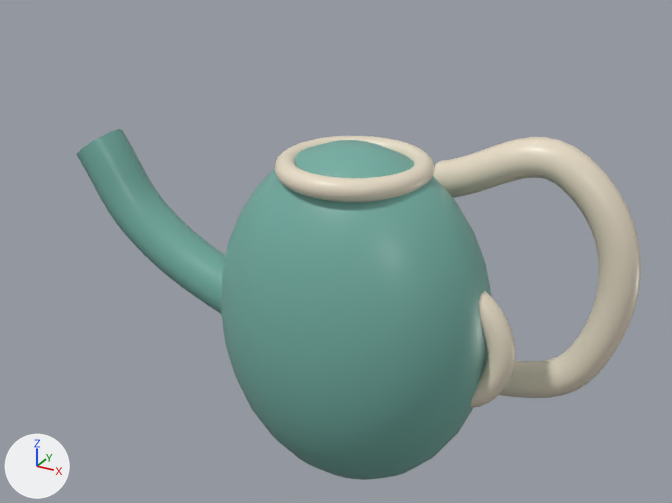
A saved change to the Blender file models/atrium/life-props.blend.
One viewpoint serves both versions: a 50 mm camera at (0.257, -0.491, 0.29) aimed at (0.014, -0.05, 0.07). Arrows for +X, +Y and +Z are at lower left; the lights stay in place. The older version comes first.

The first picture shows 'Can body', 'Can handle', 'Can lip', 'Can spout', 'Cup handle'.
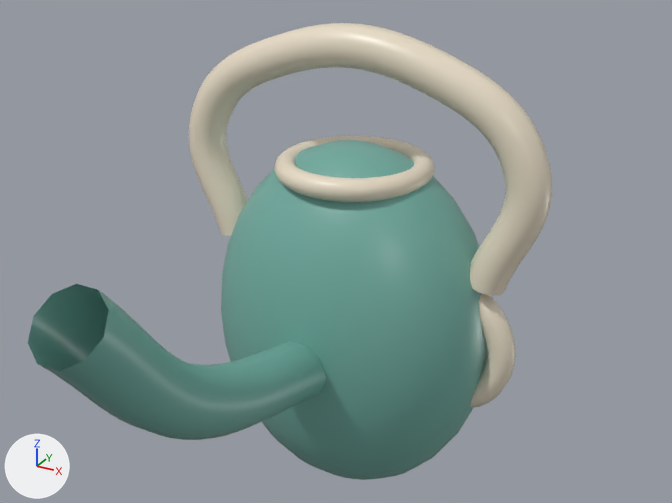
Scene script edits in JSON lines:
```json
{"op": "remove", "block": "cu_can_handle", "code": "_sp.bezier_points.foreach_set('co', [0.03, 0.07, 0.08, 0.12, 0.07, 0.1, 0.14, 0.07, -0.03, 0.05, 0.07, -0.07])"}
{"op": "remove", "block": "cu_can_handle", "code": "_sp.bezier_points.foreach_set('handle_left', [-0.00514, 0.07, 0.0722, 0.0903, 0.07, 0.12, 0.165, 0.07, 0.0151, 0.0851, 0.07, -0.0544])"}
{"op": "remove", "block": "cu_can_handle", "code": "_sp.bezier_points.foreach_set('handle_right', [0.0651, 0.07, 0.0878, 0.162, 0.07, 0.071, 0.122, 0.07, -0.0637, 0.0149, 0.07, -0.0856])"}
{"op": "remove", "block": "cu_can_handle", "code": "for _p, _l, _r in zip(_sp.bezier_points, ['AUTO', 'AUTO', 'AUTO', 'AUTO'], ['AUTO', 'AUTO', 'AUTO', 'AUTO']): _p.handle_left_type = _l; _p.handle_right_type = _r"}
{"op": "set", "path": "_sp", "old": "cu_can_handle.splines.new('BEZIER'); _sp.bezier_points.add(3)", "new": "cu_can_handle.splines.new('BEZIER'); _sp.bezier_points.add(5)"}
{"op": "add", "block": "cu_can_handle", "code": "_sp.bezier_points.foreach_set('co', [-0.09, 0.0, 0.045, -0.11, 0.0, 0.12, -0.05, 0.0, 0.17, 0.05, 0.0, 0.17, 0.11, 0.0, 0.12, 0.09, 0.0, 0.045])"}
{"op": "add", "block": "cu_can_handle", "code": "_sp.bezier_points.foreach_set('handle_left', [-0.0822, 0.0, 0.0157, -0.119, 0.0, 0.0911, -0.0787, 0.0, 0.16, 0.0133, 0.0, 0.183, 0.101, 0.0, 0.149, 0.0978, 0.0, 0.0743])"}
{"op": "add", "block": "cu_can_handle", "code": "_sp.bezier_points.foreach_set('handle_right', [-0.0978, 0.0, 0.0743, -0.101, 0.0, 0.149, -0.0133, 0.0, 0.183, 0.0787, 0.0, 0.16, 0.119, 0.0, 0.0911, 0.0822, 0.0, 0.0157])"}
{"op": "add", "block": "cu_can_handle", "code": "for _p, _l, _r in zip(_sp.bezier_points, ['AUTO', 'AUTO', 'AUTO', 'AUTO', 'AUTO', 'AUTO'], ['AUTO', 'AUTO', 'AUTO', 'AUTO', 'AUTO', 'AUTO']): _p.handle_left_type = _l; _p.handle_right_type = _r"}
{"block": "cu_can_spout", "where": "_sp = cu_can_spout.splines.new('BEZIER'); _sp.bezier_points.add(2)"}
{"op": "remove", "block": "cu_can_spout", "code": "_sp.bezier_points.foreach_set('co', [-0.06, 0.0, -0.02, -0.17, 0.0, 0.035, -0.21, 0.0, 0.09])"}
{"op": "remove", "block": "cu_can_spout", "code": "_sp.bezier_points.foreach_set('handle_left', [-0.0171, 0.0, -0.0415, -0.133, 0.0, 0.00396, -0.194, 0.0, 0.0685])"}
{"op": "remove", "block": "cu_can_spout", "code": "_sp.bezier_points.foreach_set('handle_right', [-0.103, 0.0, 0.00147, -0.19, 0.0, 0.0522, -0.226, 0.0, 0.111])"}
{"op": "add", "block": "cu_can_spout", "code": "_sp.bezier_points.foreach_set('co', [0.0, -0.055, -0.01, 0.0, -0.18, 0.035, 0.0, -0.25, 0.11])"}
{"op": "add", "block": "cu_can_spout", "code": "_sp.bezier_points.foreach_set('handle_left', [0.0, -0.0062, -0.0276, 0.0, -0.137, 0.00646, 0.0, -0.223, 0.0807])"}
{"op": "add", "block": "cu_can_spout", "code": "_sp.bezier_points.foreach_set('handle_right', [0.0, -0.104, 0.00757, 0.0, -0.213, 0.057, 0.0, -0.277, 0.139])"}
```

Where the change shows, as pixel boxes [x1, y1, x2, y2] in the pictures (672 x 503 px):
```json
{"object": "Can handle", "change": "reshaped", "before": [433, 137, 641, 398], "after": [189, 23, 552, 296], "on screen": "74% wider"}
{"object": "Can spout", "change": "reshaped", "before": [76, 129, 226, 314], "after": [28, 284, 326, 440]}
```
